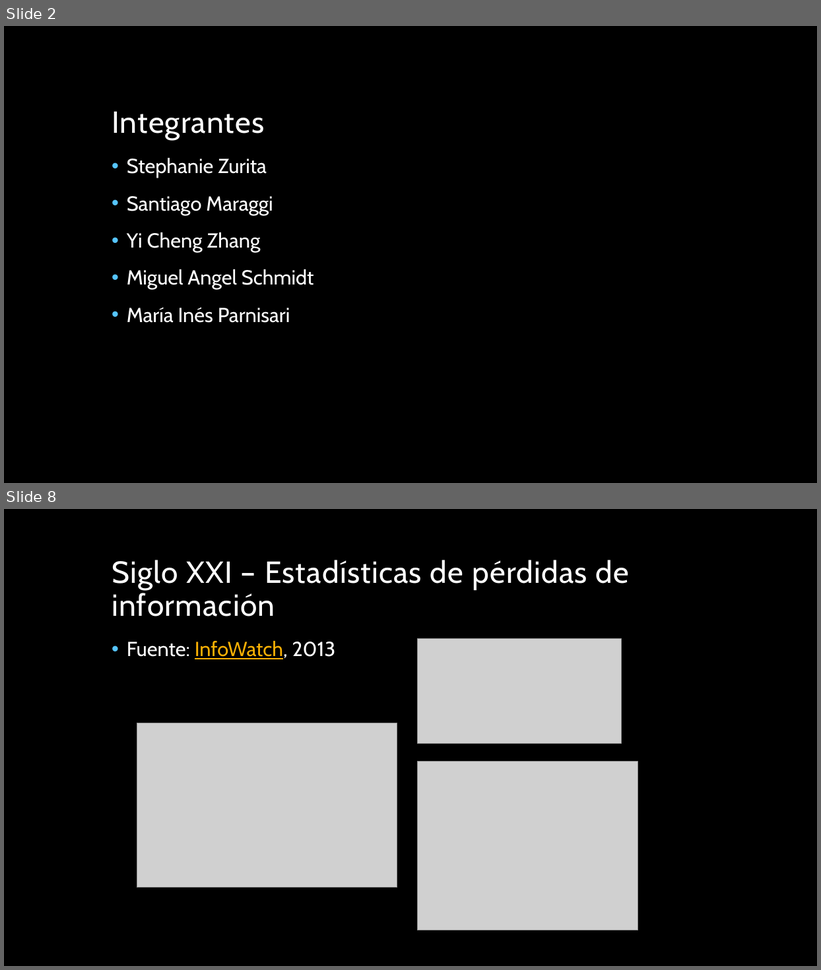
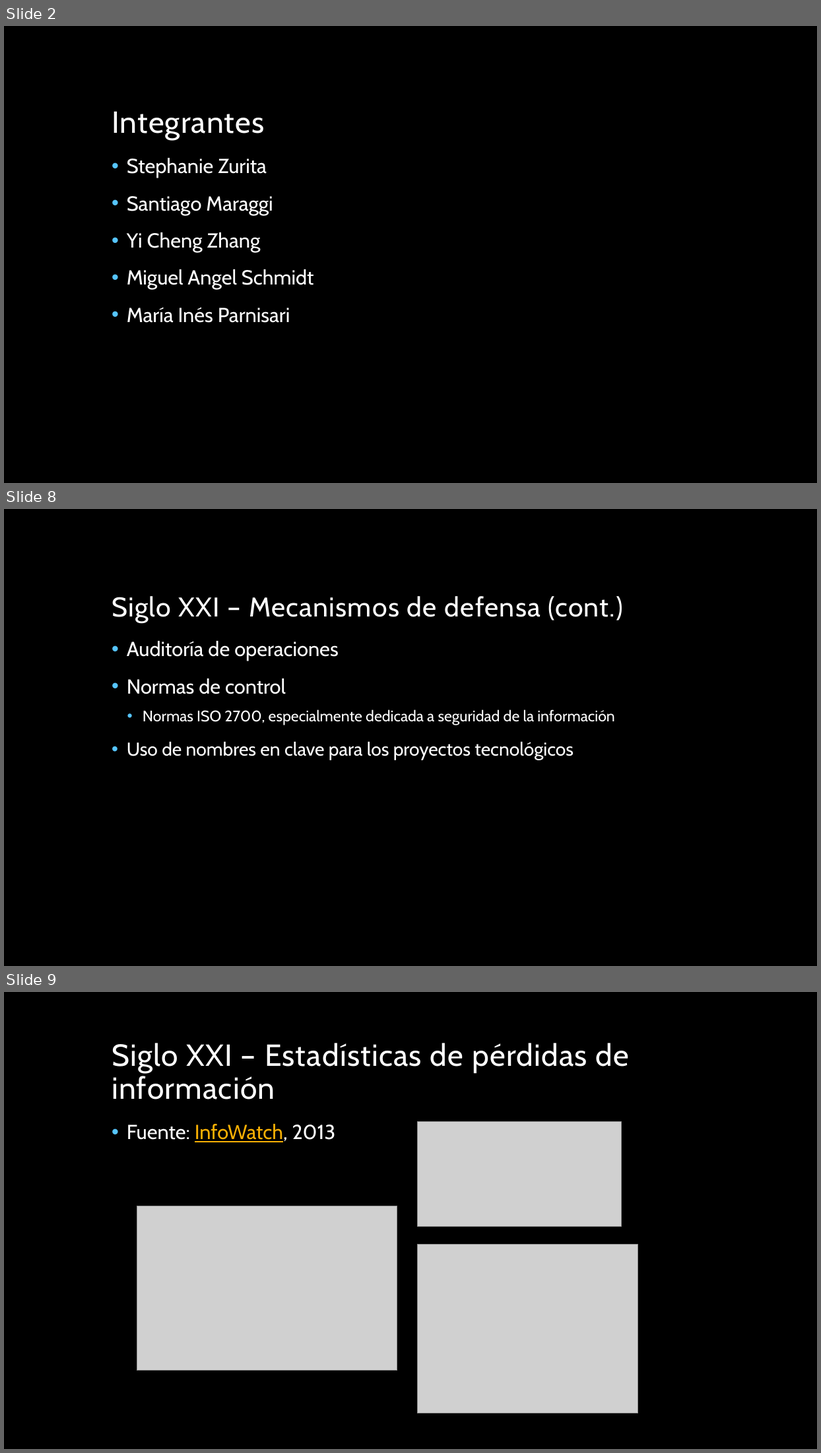
Before and after one commit to miparnisari/implantaciondesistemas, a slide deck: Presentacion/Fuga de Información en los Siglos XIX y.pptx. Shown one above the other, each under a label of ours: slides 2 and 8 before the commit, slides 2, 8 and 9 after it; the slides between them are not shown. The pictures are 821x970 and 821x1453 pixels, drawn with LibreOffice and Linux fonts; fonts in the diff are those of the drawing; grey boxes stand for pictures; background and template pictures are left out. Boxes give left, top, right and bottom in pixels: in the first picture for what was removed or moved away, otherwise in the second. Text is boxed around its words. In the diff, an @@ line names an element or a change of style, - is before the commit and + after.

```diff
--- a/Presentacion/Fuga de Información en los Siglos XIX y.pptx
+++ b/Presentacion/Fuga de Información en los Siglos XIX y.pptx
@@ slide 8 added at (x1=4, y1=509, x2=817, y2=966), background picture (left out) @@
@@ title added at (x1=112, y1=596, x2=624, y2=623), 32 pt, text #FFFFFF @@
+Siglo XXI – Mecanismos de defensa (cont.)
@@ text added at (x1=127, y1=641, x2=615, y2=760), 18 pt, text #FFFFFF @@
+• Auditoría de operaciones
+• Normas de control
+  • Normas ISO 2700, especialmente dedicada a seguridad de la información
+• Uso de nombres en clave para los proyectos tecnológicos
@@ what was slide 8 is now slide 9 @@
```
Also in this commit, not shown: 5 slides changed, 1 other file.
